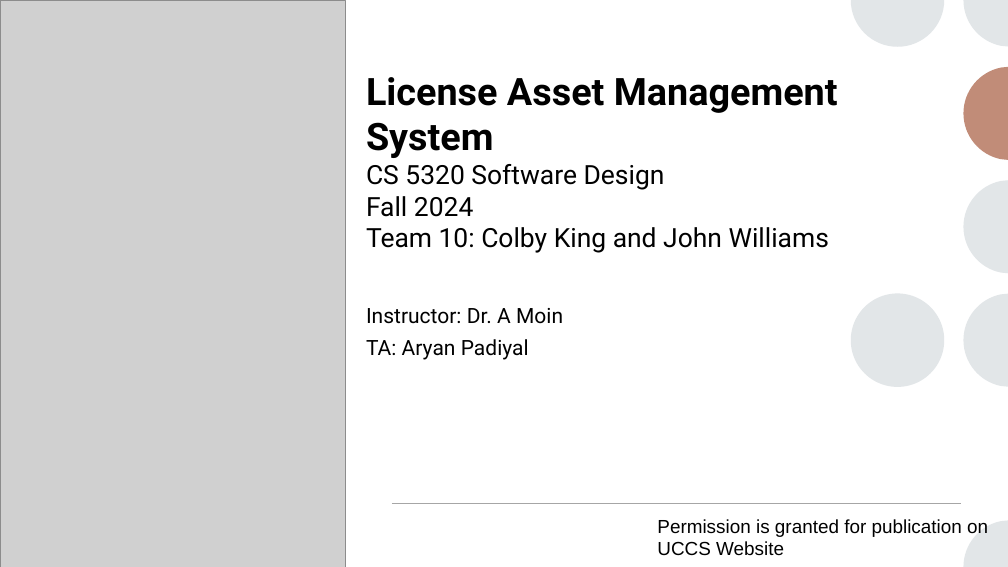
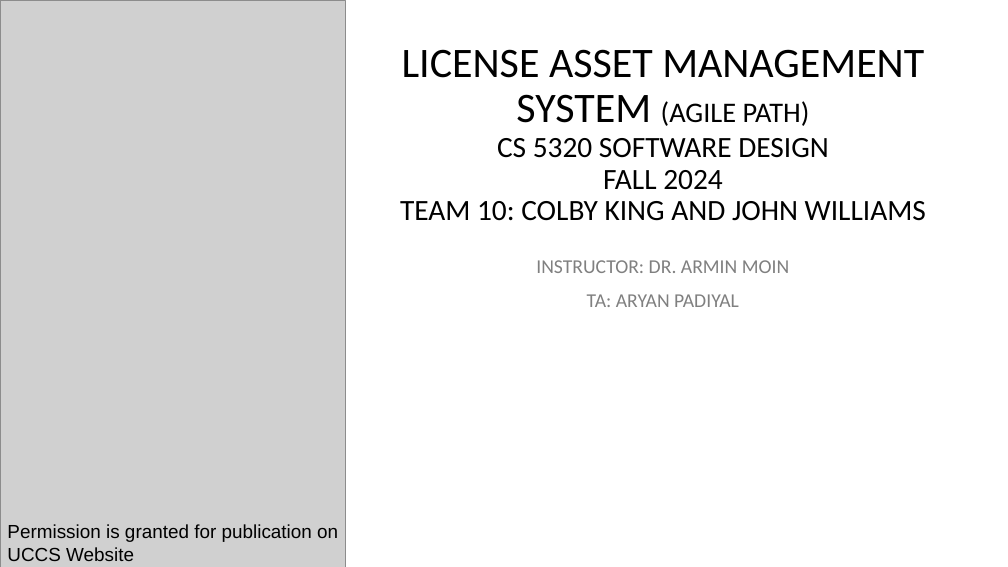
Before and after one commit to colby13king/cs5320-code, a slide deck: slide 1 of LicenseAssetManager/docs/team10FinalPresentation.pptx. Drawn at 1008x567 pixels with LibreOffice and Linux fonts; fonts in the diff are those of the drawing; grey boxes stand for pictures; background and template pictures are left out. Boxes give left, top, right and bottom in pixels: in the first picture for what was removed or moved away, otherwise in the second. Text is boxed around its words. In the diff, an @@ line names an element or a change of style, - is before the commit and + after.

Commit message:
added final presentation

```diff
--- a/LicenseAssetManager/docs/team10FinalPresentation.pptx
+++ b/LicenseAssetManager/docs/team10FinalPresentation.pptx
@@ rectangle removed at bbox=[0, 0, 1008, 567] @@
@@ group removed at bbox=[851, 0, 1008, 567]: 6 freeform shapes, 1 ellipse @@
@@ title "LICENSE ASSET MANAGEMENT SYSTEM (AGILE ..." at bbox=[400, 49, 926, 221]: vertical alignment top to bottom @@
@@ title at bbox=[400, 49, 926, 221]: text changed; size 25.2 to 28 pt; font Roboto to Calibri @@
-License Asset Management System
-CS 5320 Software Design
-Fall 2024
-Team 10: Colby King and John Williams
+LICENSE ASSET MANAGEMENT SYSTEM (AGILE PATH)
+CS 5320 SOFTWARE DESIGN
+FALL 2024
+TEAM 10: COLBY KING AND JOHN WILLIAMS
@@ group removed at bbox=[513, 0, 1008, 567]: 5 freeform shapes @@
@@ subtitle "INSTRUCTOR: DR. ARMIN MOIN" at bbox=[536, 260, 789, 307]: vertical alignment bottom to top @@
@@ subtitle at bbox=[536, 260, 789, 307]: text changed; size 20 to 18.7 pt; font Roboto to Calibri; text colour #000000 to #808080 @@
-Instructor: Dr. A Moin
-TA: Aryan Padiyal
+INSTRUCTOR: DR. ARMIN MOIN
+TA: ARYAN PADIYAL
@@ line removed from (392, 504) to (961, 504) @@
@@ text "Permission is granted for publication ...": place and size @@
-text "Permission is granted for publication ..." at bbox=[657, 519, 988, 556]
+text "Permission is granted for publication ..." at bbox=[7, 524, 338, 561]
```
Also in this commit, not shown: 11 slides added, 6 slides removed.
